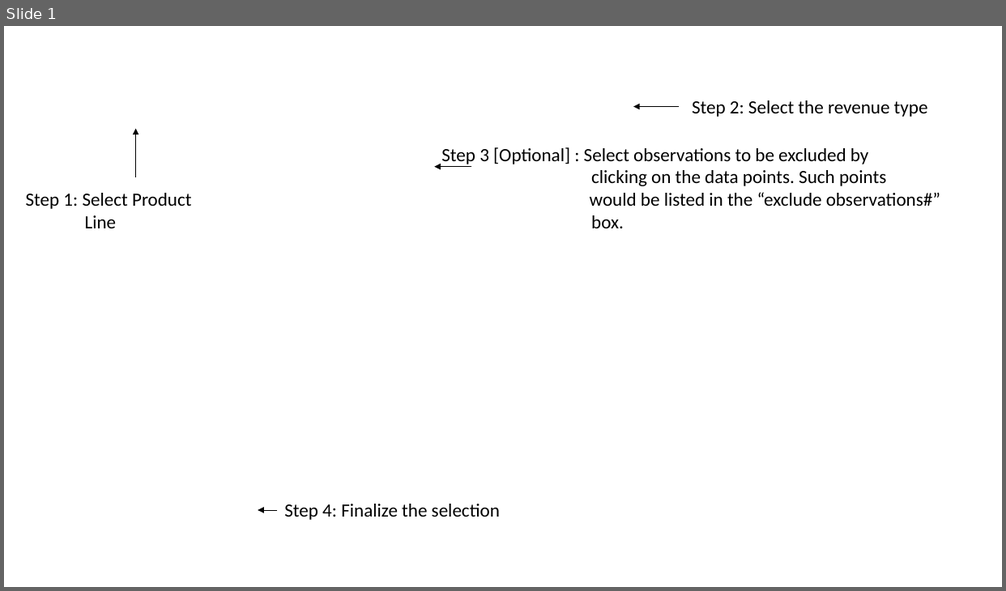
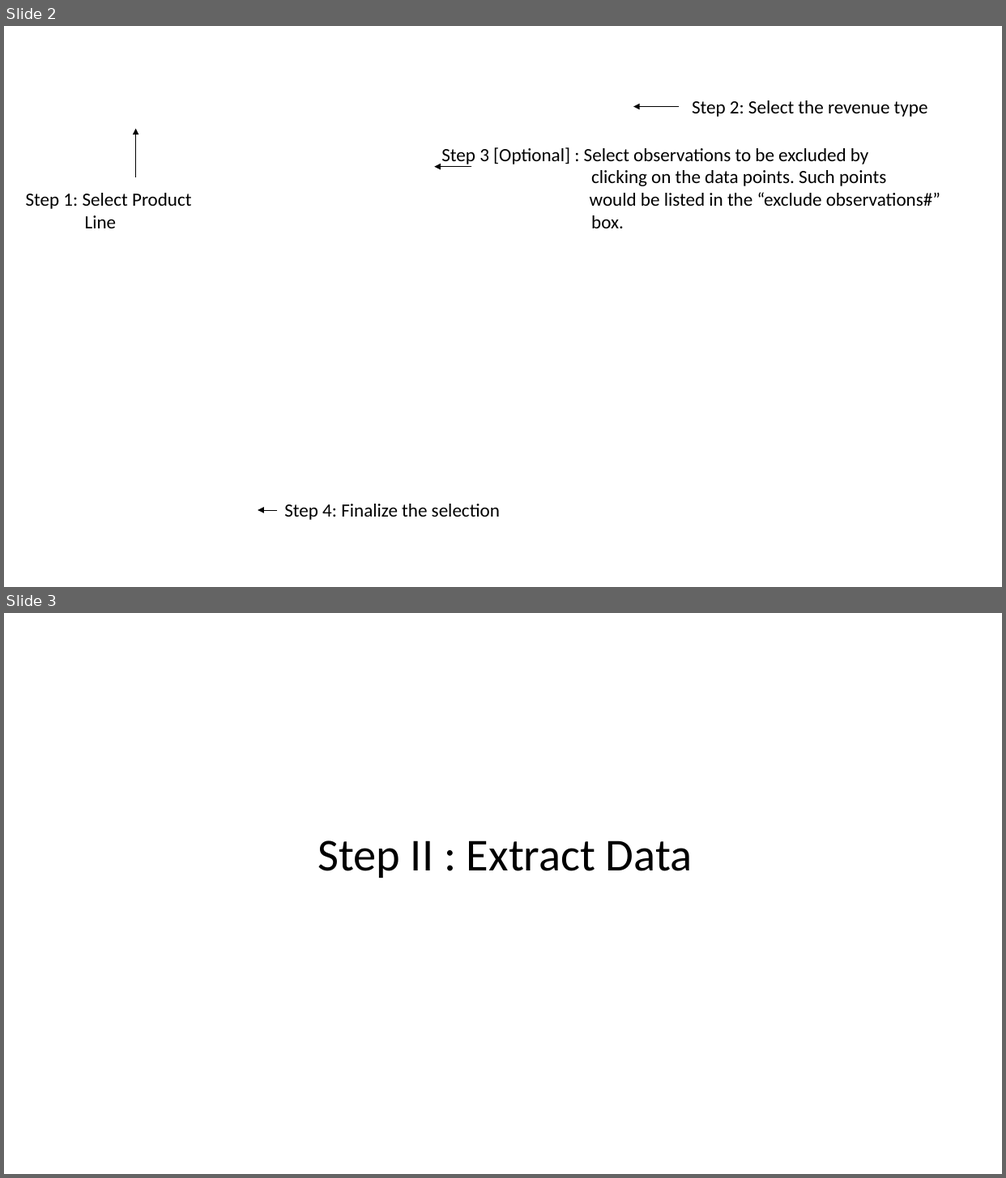
Before and after one commit to melwinjose1991/LearningMachineLearning, a slide deck: R/Sales Forecasting/Documentation/Steps.pptx. Shown one above the other, each under a label of ours: slide 1 before the commit, slides 2 and 3 after it. The pictures are 1006x591 and 1006x1178 pixels, drawn with LibreOffice and Linux fonts; fonts in the diff are those of the drawing; background and template pictures are left out. Boxes give left, top, right and bottom in pixels: in the first picture for what was removed or moved away, otherwise in the second. Text is boxed around its words. In the diff, an @@ line names an element or a change of style, - is before the commit and + after.

```diff
--- a/R/Sales Forecasting/Documentation/Steps.pptx
+++ b/R/Sales Forecasting/Documentation/Steps.pptx
@@ slide 3 added at [4, 613, 1002, 1174], background #FFFFFF @@
@@ title added at [317, 841, 692, 878], 44 pt, text #000000 @@
+Step II : Extract Data
@@ what was slide 1 is now slide 2 @@
```
Also in this commit, not shown: 14 other slides added, 1 other file.
